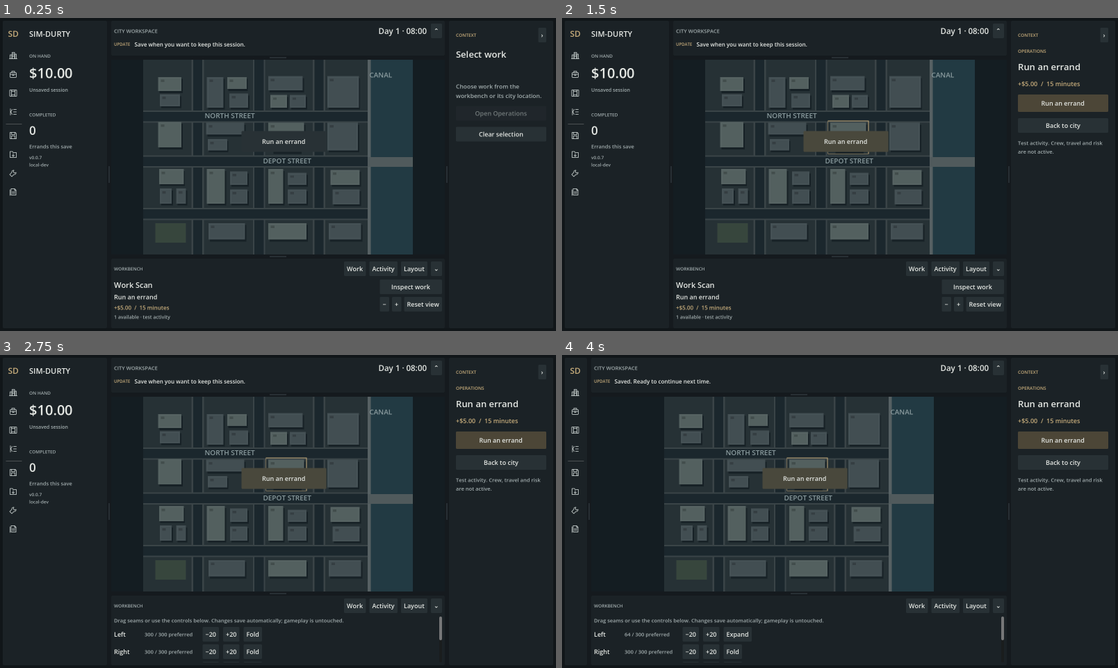
Above: before the commit, frames 1-4 (two rows, left to right).
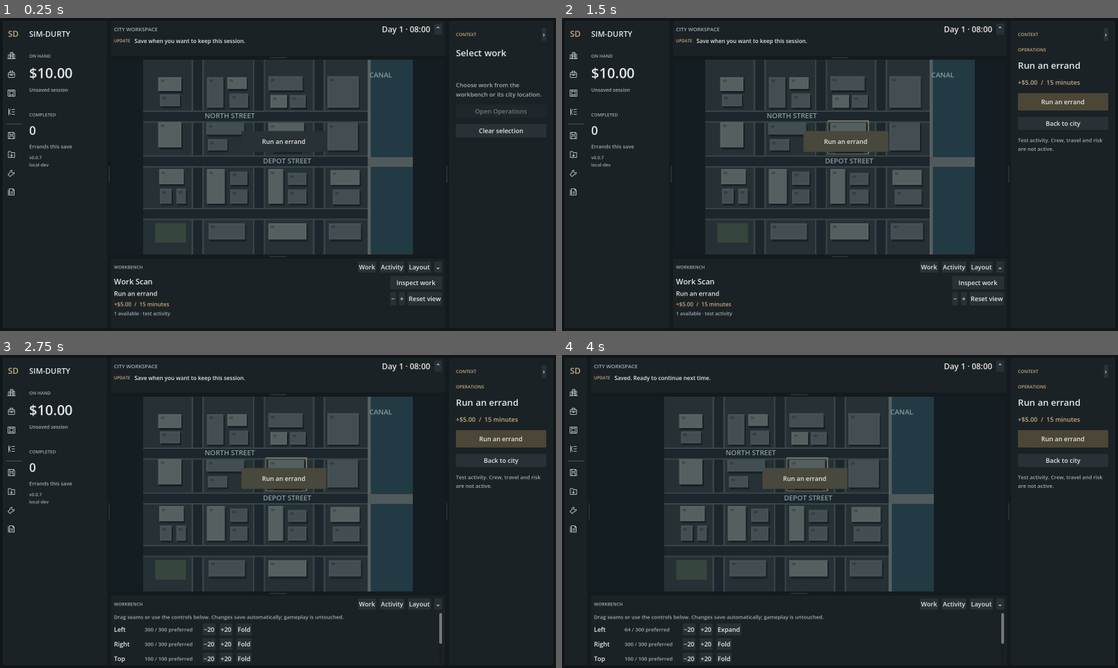
Above: after the commit, the same moments.

Repository: hobokingyt-sketch/SIM-DURTY
Game: Godot game, scene res://game/app/main.tscn
The game is run twice, just before and just after one commit, with the same random seed, the same clock (stepped at 60 frames per second) and the same inputs.
Inputs (mouse positions are in pixels of both pictures, inside the frame that each line leads up to):
- Up to frame 1 (0.25 s): no input
- Up to frame 2 (1.5 s): click (573, 55) at 0.52 s; click (573, 74) at 1.25 s
- Up to frame 3 (2.75 s): click (11, 430) at 2.02 s
- Up to frame 4 (4 s): click (573, 448) at 2.77 s; click (573, 473) at 3.52 s

The runs differ from the first frame. In frame 1, 2.3% of the frame differs, in the area x 1-98%, y 2-97%; in frame 2, 2.5%; in frame 3, 3.1%, in the area x 1-99%, y 2-99%; in frame 4, 3.1%.

Commit message:
Keep collapsed rail chrome inside bounds and verify rendered controls

Diff:
--- a/game/devtools/workspace_probe.gd
+++ b/game/devtools/workspace_probe.gd
@@ -12,8 +12,6 @@
 	var view: SkeletonView = app.get("view") as SkeletonView
 	var session: SkeletonSession = app.get("session") as SkeletonSession
 	var profile: String = WorkspacePreferences.path_for_slot(SLOT)
-	# Headless windows default to the minimum, not the graphical override. This
-	# specific persistence scenario needs 1600x900; captures retain their requested size.
 	if mode in ["write", "read"]:
 		app.get_window().size = Vector2i(1600, 900)
 	await app.get_tree().process_frame
@@ -102,6 +100,9 @@
 			if not control.is_visible_in_tree() or not bounds.encloses(control.get_global_rect()):
 				_fail(app, "critical control outside visible viewport")
 				return
+		if not _chrome_fits(view):
+			_fail(app, "visible fixed rail control clipped by its own region")
+			return
 		if DisplayServer.get_name() == "headless":
 			_fail(app, "capture requires a graphical display")
 			return
@@ -110,10 +111,30 @@
 		if path.is_empty() or app.get_viewport().get_texture().get_image().save_png(path) != OK:
 			_fail(app, "capture write failed")
 			return
-		print("[workspace-render] viewport=%s logical=%s scale=%.2f city=%s minimum=%s" % [bounds.size, view.workspace.size, view.workspace.scale.x, city_rect.size, minimum])
+		print("[workspace-render] viewport=%s logical=%s scale=%.2f city=%s minimum=%s chrome=passed" % [bounds.size, view.workspace.size, view.workspace.scale.x, city_rect.size, minimum])
 	var fingerprint: String = JSON.stringify(view.workspace.model.snapshot(), "", true).sha256_text()
 	print("[workspace-probe] PASS %s profile_hash=%s state_hash=%s" % [mode, fingerprint, session.state_hash()])
 	app.get_tree().quit(0)
+
+
+static func _chrome_fits(view: Control) -> bool:
+	# Scrollable content may intentionally extend past its viewport. Fixed launcher,
+	# tab and fold buttons must remain fully inside their containing rail panel.
+	for node: Node in view.find_children("*", "BaseButton", true, false):
+		var button: Control = node as Control
+		if not button.is_visible_in_tree():
+			continue
+		var parent: Node = button.get_parent()
+		while parent != null and parent != view:
+			if parent is ScrollContainer:
+				break
+			if parent is Panel:
+				if not (parent as Control).get_global_rect().encloses(button.get_global_rect()):
+					print("[workspace-render] clipped control: %s" % button.get_path())
+					return false
+				break
+			parent = parent.get_parent()
+	return true
 
 
 static func _button(app: Control, point: Vector2, pressed: bool) -> void:
--- a/game/ui/os/os_tokens.gd
+++ b/game/ui/os/os_tokens.gd
@@ -30,10 +30,12 @@
 		result.set_color(name, "Button", TEXT)
 	result.set_color("font_disabled_color", "Button", MUTED.darkened(0.3))
 	result.set_stylebox("panel", "PanelContainer", box(SURFACE))
-	result.set_stylebox("normal", "Button", box(RAISED, 8))
-	result.set_stylebox("hover", "Button", box(Color("344148"), 8))
-	result.set_stylebox("pressed", "Button", box(Color("49483c"), 8))
-	result.set_stylebox("disabled", "Button", box(Color("20262b"), 8))
+	# Content margins must not force compact header buttons beyond a 48-unit rail.
+	# Standard controls still have a 38-unit target; icon launchers retain 44 units.
+	result.set_stylebox("normal", "Button", box(RAISED, 3))
+	result.set_stylebox("hover", "Button", box(Color("344148"), 3))
+	result.set_stylebox("pressed", "Button", box(Color("49483c"), 3))
+	result.set_stylebox("disabled", "Button", box(Color("20262b"), 3))
 	var focus: StyleBoxFlat = box(Color(0, 0, 0, 0), 0)
 	focus.border_color = ACCENT
 	focus.set_border_width_all(2)
